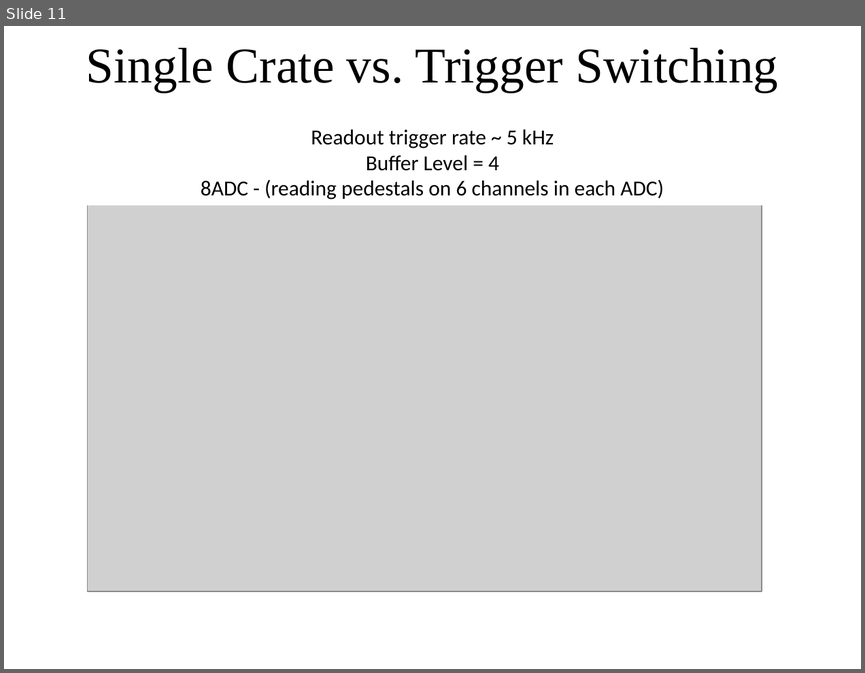
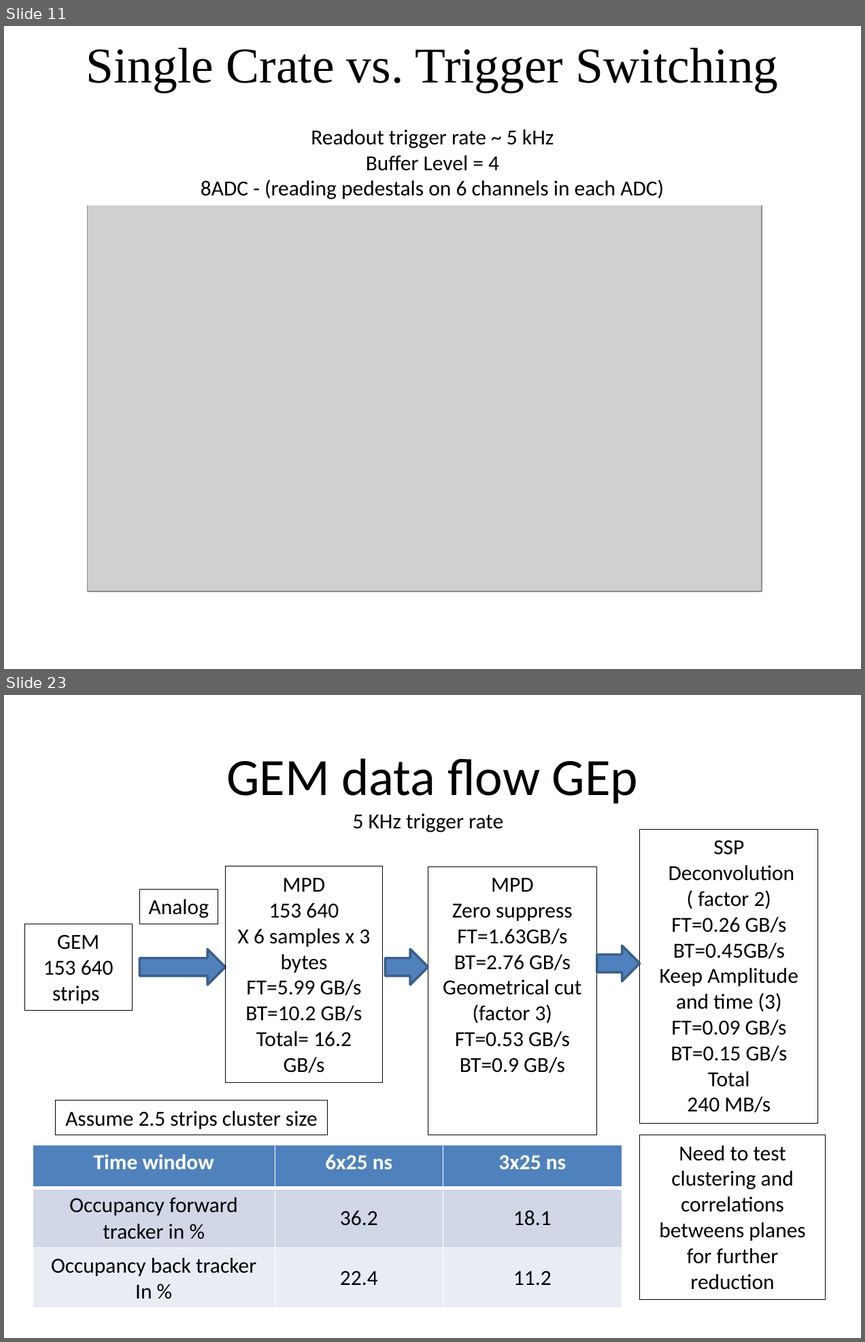
Before and after one commit to bmoffit/sbsdaq, a slide deck: 2015_DOE_Review/SuperBigBite DAQ update.pptx. Shown one above the other, each under a label of ours: slide 11 before the commit, slides 11 and 23 after it; the slides between them are not shown. The pictures are 865x673 and 865x1342 pixels, drawn with LibreOffice and Linux fonts; fonts in the diff are those of the drawing; grey boxes stand for pictures; background and template pictures are left out. Boxes give left, top, right and bottom in pixels: in the first picture for what was removed or moved away, otherwise in the second. Text is boxed around its words. In the diff, an @@ line names an element or a change of style, - is before the commit and + after.

```diff
--- a/2015_DOE_Review/SuperBigBite DAQ update.pptx
+++ b/2015_DOE_Review/SuperBigBite DAQ update.pptx
@@ slide 23 added at (x1=4, y1=695, x2=861, y2=1338), background #FFFFFF @@
@@ title added at (x1=226, y1=758, x2=638, y2=804), 44 pt, text #000000 @@
+GEM data flow GEp
@@ text added at (x1=353, y1=813, x2=503, y2=832), 18 pt, text #000000 @@
+5 KHz trigger rate
@@ rectangle added at (x1=640, y1=830, x2=818, y2=1123), outline #000000 0.75 pt, 18 pt, text #000000 @@
+SSP
+Deconvolution
+( factor 2)
+FT=0.26 GB/s
+BT=0.45GB/s
+Keep Amplitude and time (3)
+FT=0.09 GB/s
+BT=0.15 GB/s
+Total
+240 MB/s
@@ rectangle added at (x1=225, y1=866, x2=382, y2=1083), outline #000000 0.75 pt, 18 pt, text #000000 @@
+MPD
+153 640
+X 6 samples x 3 bytes
+FT=5.99 GB/s
+BT=10.2 GB/s
+Total= 16.2 GB/s
@@ rectangle added at (x1=427, y1=866, x2=596, y2=1134), outline #000000 0.75 pt, 18 pt, text #000000 @@
+MPD
+Zero suppress
+FT=1.63GB/s
+BT=2.76 GB/s
+Geometrical cut (factor 3)
+FT=0.53 GB/s
+BT=0.9 GB/s
@@ rectangle added at (x1=139, y1=889, x2=218, y2=923), outline #000000 0.75 pt, 18 pt, text #000000 @@
+Analog
@@ rectangle added at (x1=24, y1=923, x2=132, y2=1011), outline #000000 0.75 pt, 18 pt, text #000000 @@
+GEM
+153 640
+strips
@@ right arrow added at (x1=139, y1=949, x2=225, y2=985), fill #4F81BD, outline #3A5F8C 2 pt @@
@@ right arrow added at (x1=385, y1=949, x2=428, y2=985), fill #4F81BD, outline #3A5F8C 2 pt @@
@@ right arrow added at (x1=597, y1=945, x2=640, y2=981), fill #4F81BD, outline #3A5F8C 2 pt @@
@@ rectangle added at (x1=56, y1=1100, x2=328, y2=1134), outline #000000 0.75 pt, 18 pt, text #000000 @@
+Assume 2.5 strips cluster size
@@ rectangle added at (x1=640, y1=1134, x2=825, y2=1299), outline #000000 0.75 pt, 18 pt, text #000000 @@
+Need to test clustering and correlations betweens planes for further reduction
@@ table added at (x1=33, y1=1145, x2=621, y2=1308), 3 rows, 3 columns @@
+Time window | 6x25 ns | 3x25 ns
+Occupancy forward tracker in % | 36.2 | 18.1
+Occupancy back tracker / In % | 22.4 | 11.2
```
Also in this commit, not shown: 15 slides changed, 13 other slides added, 1 other file.
